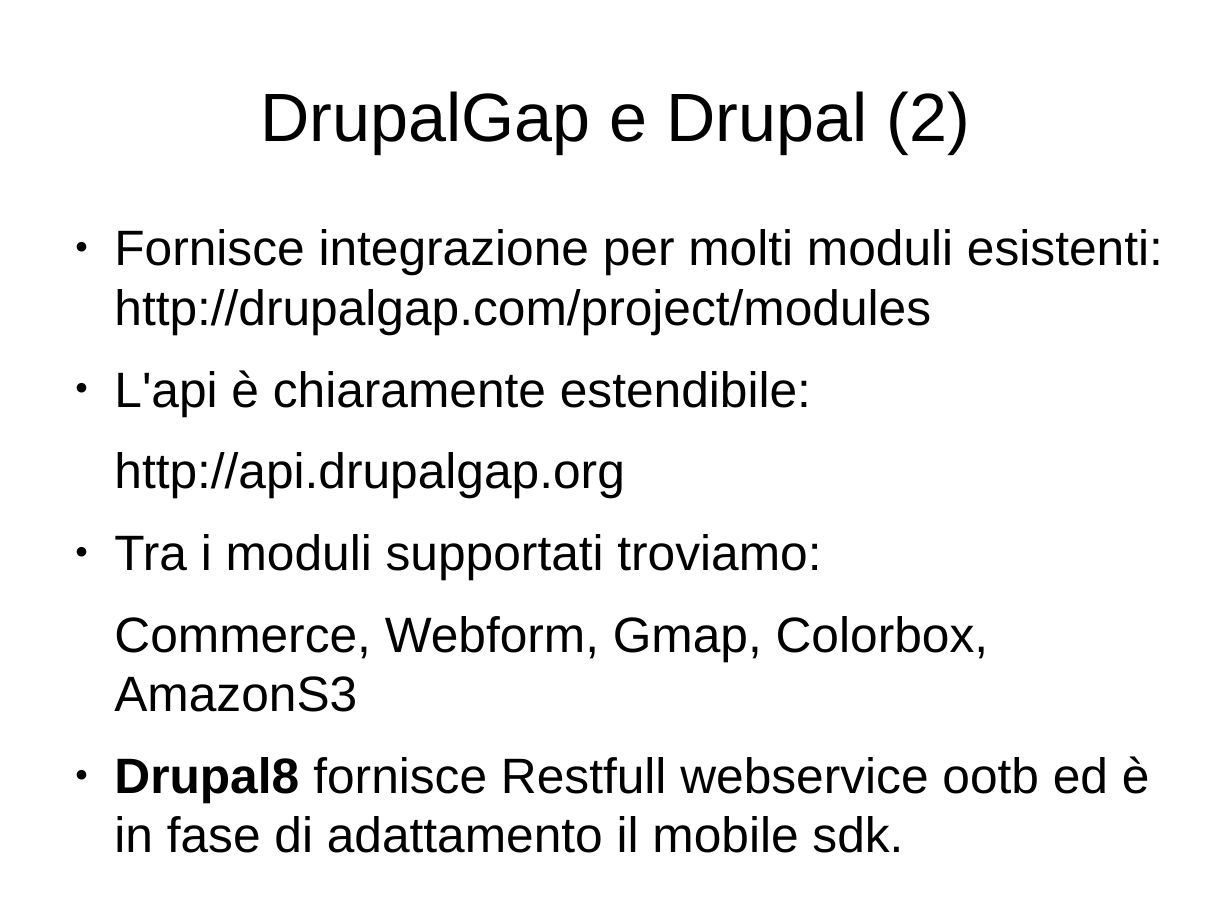
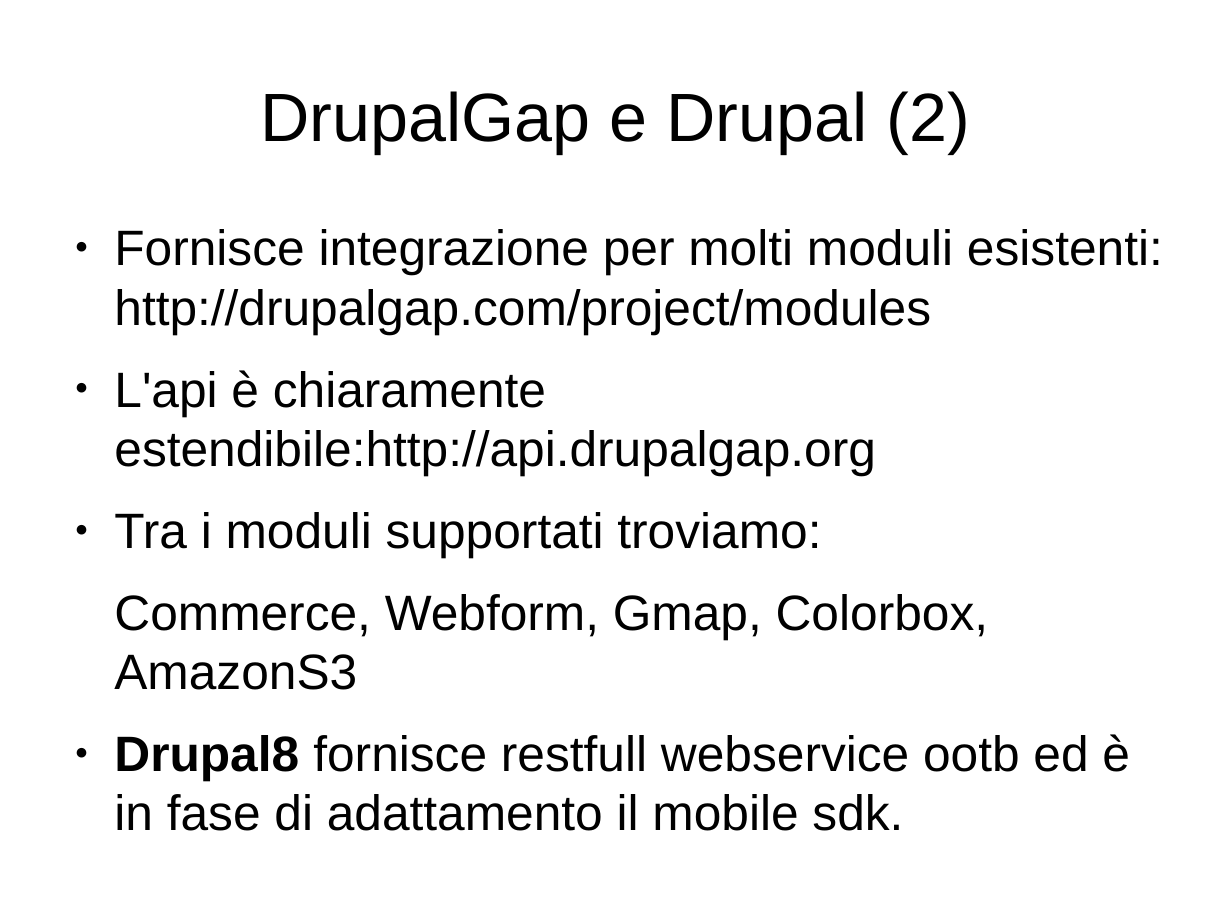
Before and after one commit to m3m3nto/drupalday2015_drupalgap, a slide deck: slide 6 of slide/DDay2015-DrupalGap.odp. Drawn at 1232x924 pixels with LibreOffice and Linux fonts; fonts in the diff are those of the drawing. Boxes give left, top, right and bottom in pixels: in the first picture for what was removed or moved away, otherwise in the second. Text is boxed around its words. In the diff, an @@ line names an element or a change of style, - is before the commit and + after.

Commit message:
Updated slides

```diff
--- a/slide/DDay2015-DrupalGap.odp
+++ b/slide/DDay2015-DrupalGap.odp
@@ text at box(114, 370, 876, 476): text changed @@
-● L'api è chiaramente estendibile:
-http://api.drupalgap.org
+● L'api è chiaramente estendibile:http://api.drupalgap.org
@@ text at box(114, 734, 1130, 831): text changed @@
-● Drupal8 fornisce Restfull webservice ootb ed è in fase di adattamento il mobile sdk.
+● Drupal8 fornisce restfull webservice ootb ed è in fase di adattamento il mobile sdk.
```
Also in this commit, not shown: 4 other slides changed, 3 slides added.
